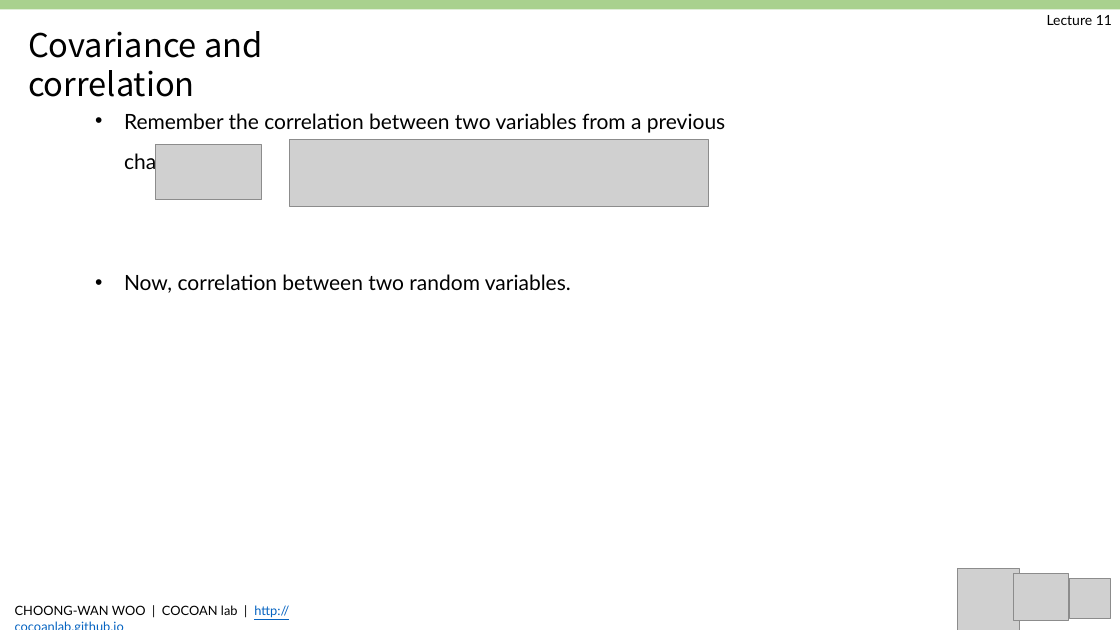
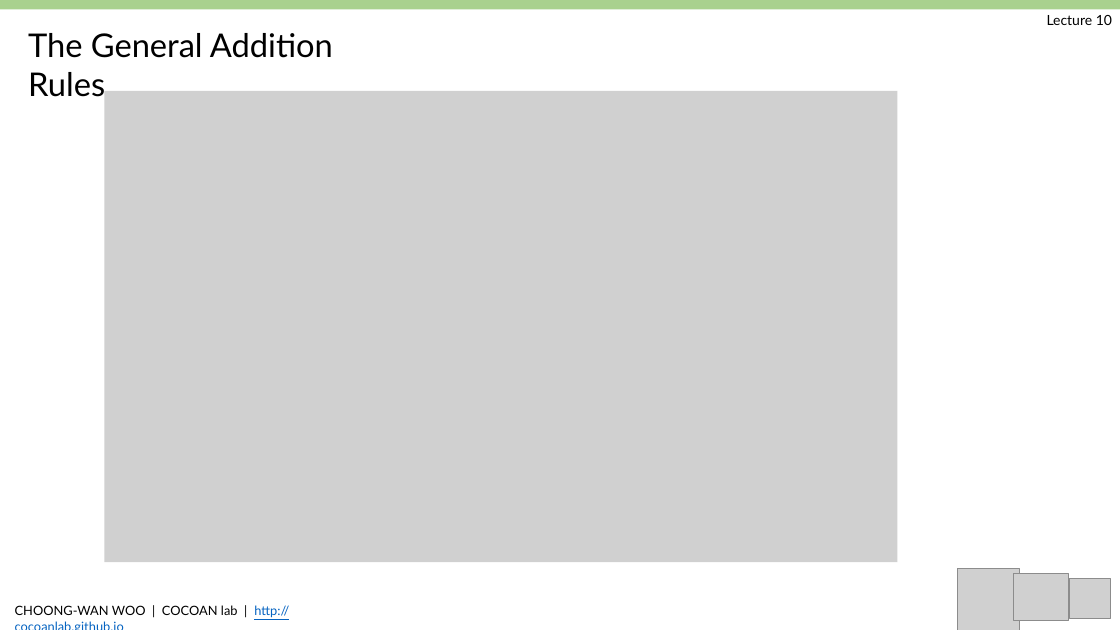
Before and after one commit to jun-hyeok/GBE3037-41_BME-Probability-and-Stability_2019Spring, a slide deck: slide 7 of slides/Woo_GBE3037_L10.pptx. Drawn at 1120x630 pixels with LibreOffice and Linux fonts; fonts in the diff are those of the drawing; grey boxes stand for pictures. Boxes give left, top, right and bottom in pixels: in the first picture for what was removed or moved away, otherwise in the second. Text is boxed around its words. In the diff, an @@ line names an element or a change of style, - is before the commit and + after.

```diff
--- a/slides/Woo_GBE3037_L10.pptx
+++ b/slides/Woo_GBE3037_L10.pptx
@@ text at bbox=[1047, 15, 1112, 25]: text changed @@
-Lecture 11
+Lecture 10
@@ text at bbox=[28, 33, 333, 97]: text changed; font Noto Sans CJK KR to Lato @@
-Covariance and correlation
+The General Addition Rules
@@ picture added at bbox=[104, 91, 897, 562] @@
@@ text removed at bbox=[124, 113, 725, 293] @@
-• Remember the correlation between two variables from a previous chapter
-• Now, correlation between two random variables.
@@ picture removed at bbox=[156, 145, 261, 200] @@
@@ picture removed at bbox=[289, 139, 708, 207] @@
```
Also in this commit, not shown: 7 other slides changed, 7 slides added, 2 slides removed, 2 other files.
